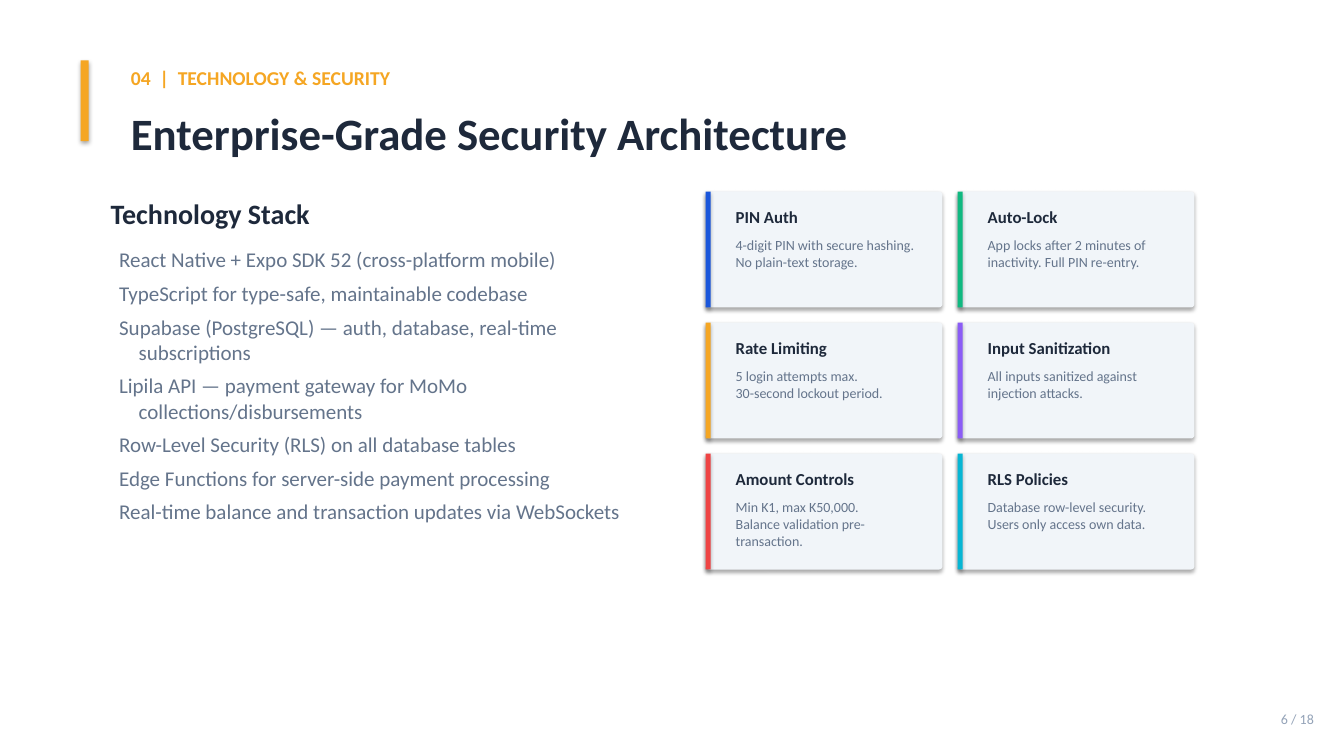
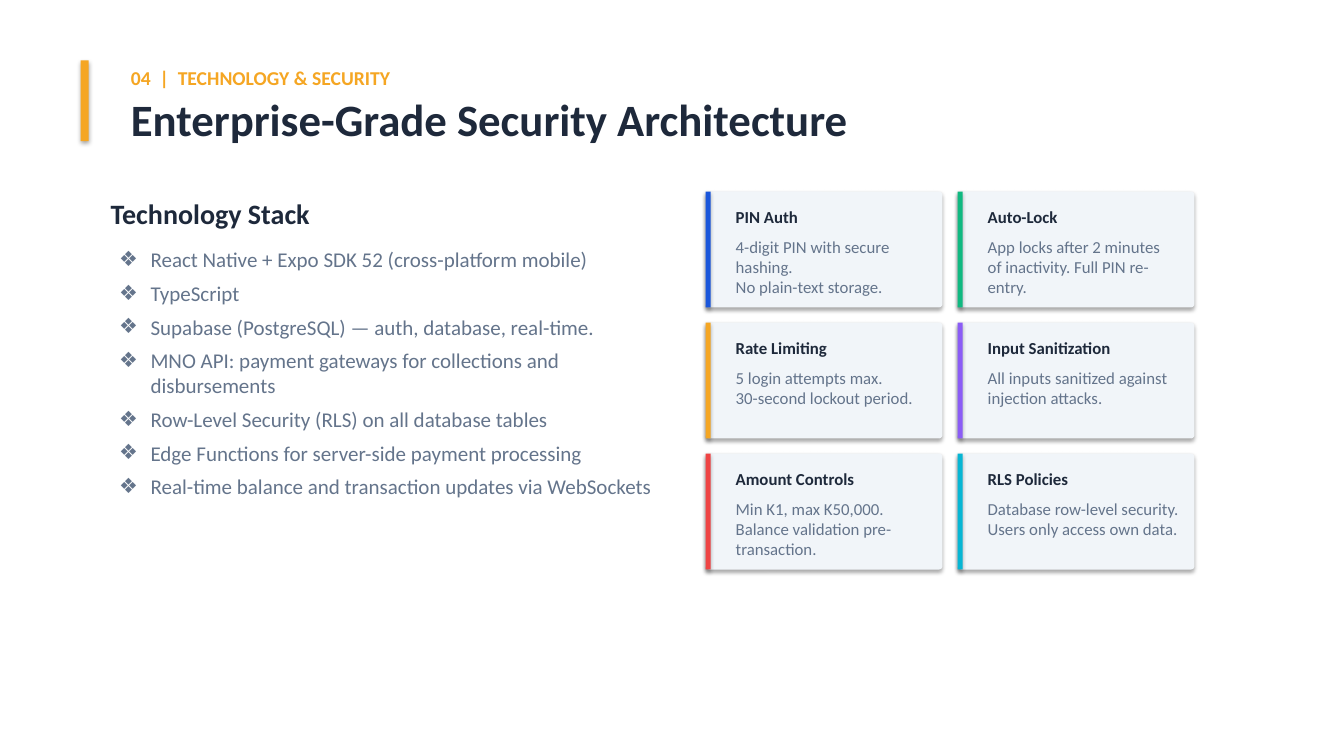
Before and after one commit to Denny-1032/Monde, a slide deck: slide 6 of Monde_BoZ_Presentation.pptx. Drawn at 1344x756 pixels with LibreOffice and Linux fonts; fonts in the diff are those of the drawing. Boxes give left, top, right and bottom in pixels: in the first picture for what was removed or moved away, otherwise in the second. Text is boxed around its words. In the diff, an @@ line names an element or a change of style, - is before the commit and + after.

```diff
--- a/Monde_BoZ_Presentation.pptx
+++ b/Monde_BoZ_Presentation.pptx
@@ text "Enterprise-Grade Security Architecture": place and size @@
-text "Enterprise-Grade Security Architecture" at bbox=[131, 118, 847, 157]
+text "Enterprise-Grade Security Architecture" at bbox=[131, 104, 847, 143]
@@ text at bbox=[151, 252, 650, 498]: bullet none to ❖ @@
@@ text at bbox=[151, 286, 594, 393]: text changed @@
-TypeScript for type-safe, maintainable codebase
-Supabase (PostgreSQL) — auth, database, real-time subscriptions
-Lipila API — payment gateway for MoMo collections/disbursements
+❖ TypeScript
+❖ Supabase (PostgreSQL) — auth, database, real-time.
+❖ MNO API: payment gateways for collections and disbursements
@@ size 10 to 12 pt in 6 elements at bbox=[736, 241, 890, 296], bbox=[988, 241, 1160, 296], bbox=[736, 503, 891, 555], bbox=[736, 372, 913, 407], bbox=[988, 372, 1167, 407], bbox=[988, 503, 1178, 538] @@
@@ text removed at bbox=[1281, 714, 1314, 724] @@
-6 / 18
```
Also in this commit, not shown: 9 other slides changed, 4 slides added, 7 slides removed, 25 other files.
